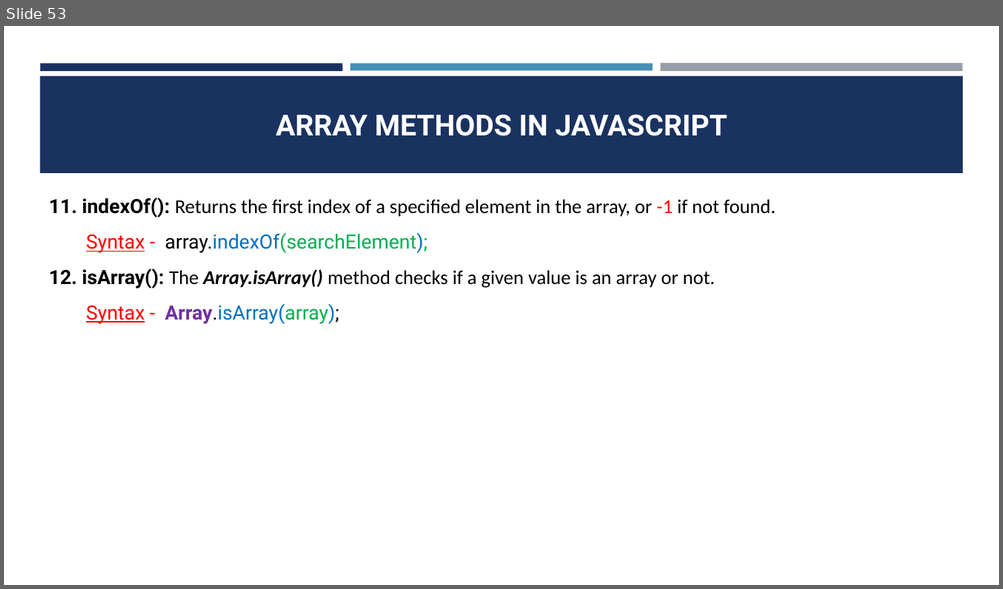
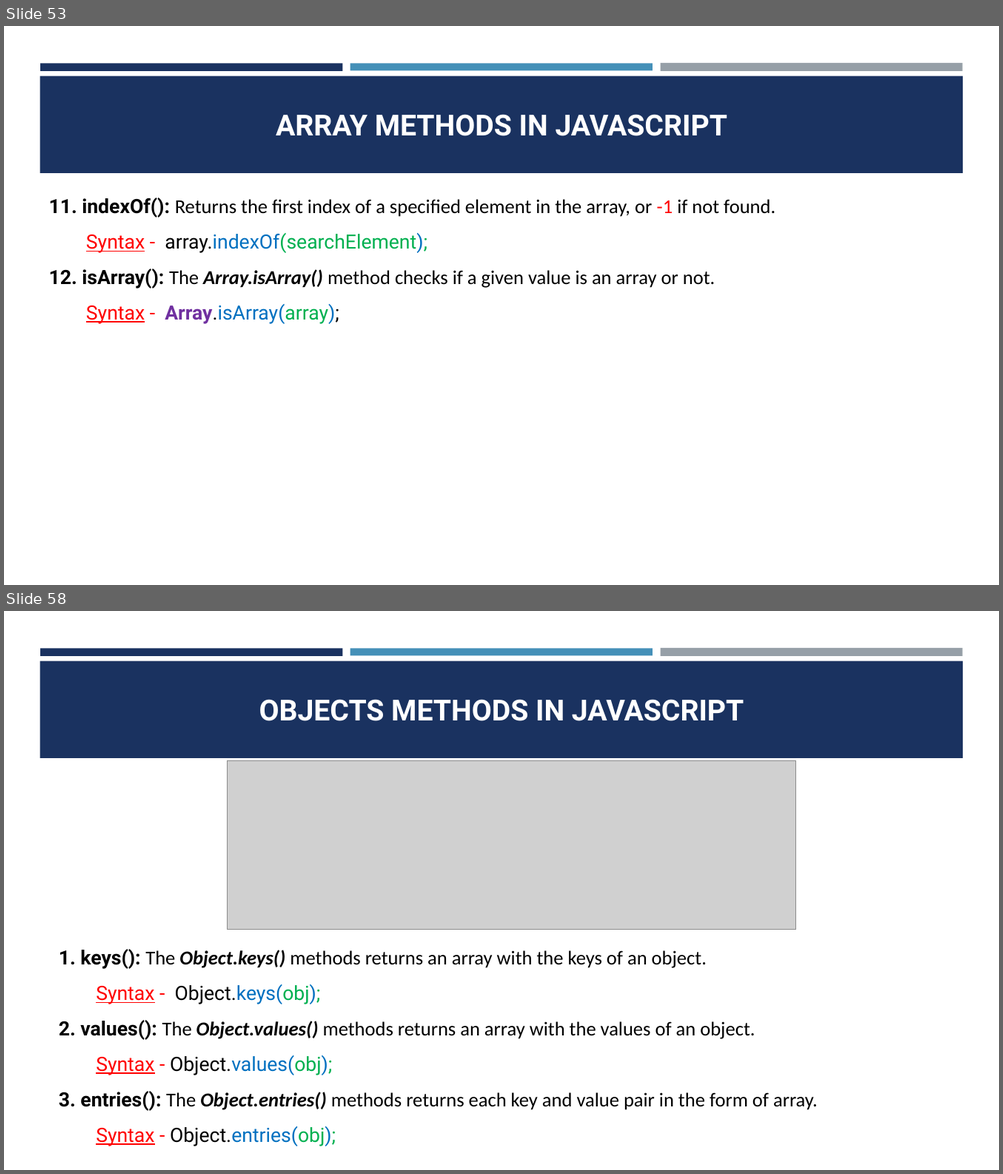
Before and after one commit to CodeCrafterRohit/PEC-Training, a slide deck: JAVASCRIPT/JAVASCRIPT PPT.pptx. Shown one above the other, each under a label of ours: slide 53 before the commit, slides 53 and 58 after it; the slides between them are not shown. The pictures are 1003x589 and 1003x1174 pixels, drawn with LibreOffice and Linux fonts; fonts in the diff are those of the drawing; grey boxes stand for pictures. Boxes give left, top, right and bottom in pixels: in the first picture for what was removed or moved away, otherwise in the second. Text is boxed around its words. In the diff, an @@ line names an element or a change of style, - is before the commit and + after.

```diff
--- a/JAVASCRIPT/JAVASCRIPT PPT.pptx
+++ b/JAVASCRIPT/JAVASCRIPT PPT.pptx
@@ slide 58 added at (4, 611, 999, 1170), background #FFFFFF; not listed: 4 template elements that a slide beside it also shows @@
@@ title added at (259, 699, 744, 721), 28 pt, text #FFFFFF, bold @@
+OBJECTS METHODS IN JAVASCRIPT
@@ picture added at (227, 761, 796, 930) @@
@@ text added at (59, 949, 817, 1147), 19 pt, text #000000 @@
+1. keys(): The Object.keys() methods returns an array with the keys of an object.
+  Syntax - Object.keys(obj);
+2. values(): The Object.values() methods returns an array with the values of an object.
+Syntax - Object.values(obj);
+3. entries(): The Object.entries() methods returns each key and value pair in the form of array.
+Syntax - Object.entries(obj);
```
Also in this commit, not shown: 19 other slides added, 14 other files.
